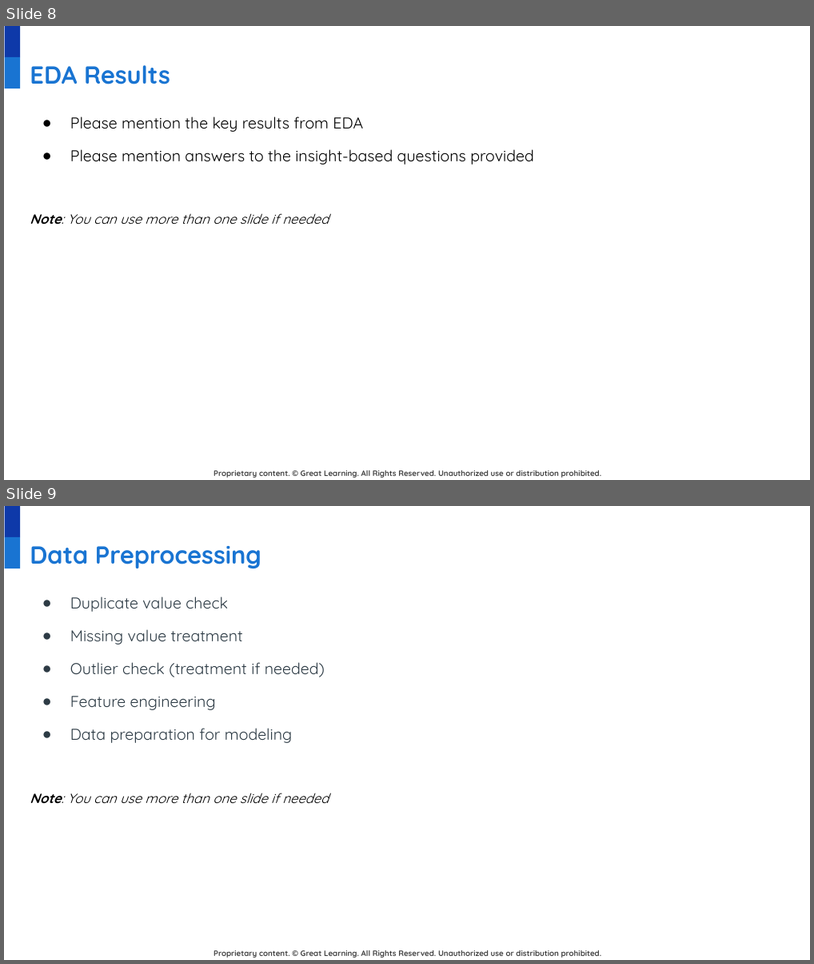
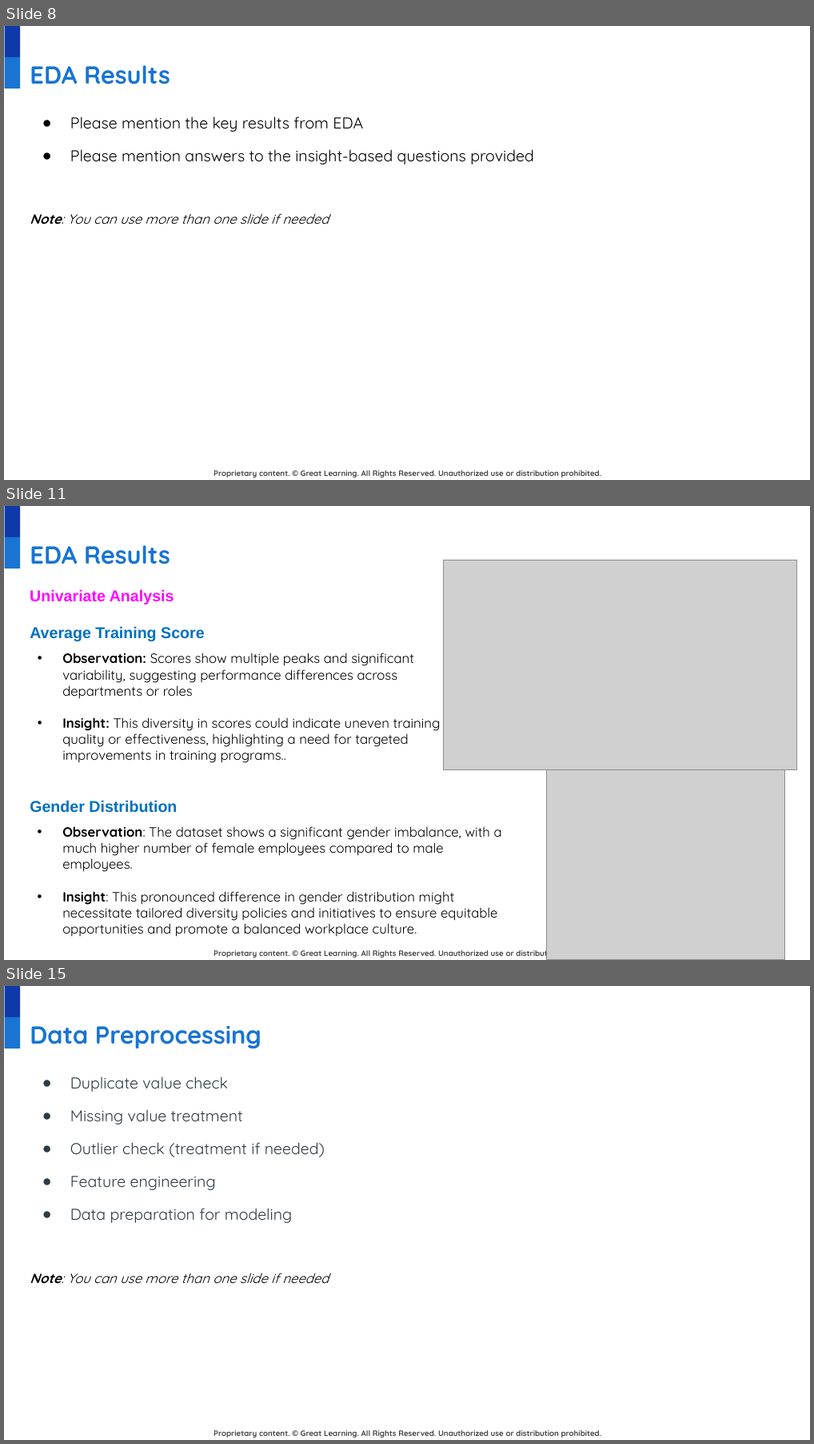
Before and after one commit to developer20sujeet/Python_For_AIML_DataScience, a slide deck: GreatLearningProject/Advanced ML/LowCode_Additional__Project_AML.pptx. Shown one above the other, each under a label of ours: slides 8 and 9 before the commit, slides 8, 11 and 15 after it; the slides between them are not shown. The pictures are 814x964 and 814x1444 pixels, drawn with LibreOffice and Linux fonts; fonts in the diff are those of the drawing; grey boxes stand for pictures; background and template pictures are left out. Boxes give left, top, right and bottom in pixels: in the first picture for what was removed or moved away, otherwise in the second. Text is boxed around its words. In the diff, an @@ line names an element or a change of style, - is before the commit and + after.

```diff
--- a/GreatLearningProject/Advanced ML/LowCode_Additional__Project_AML.pptx
+++ b/GreatLearningProject/Advanced ML/LowCode_Additional__Project_AML.pptx
@@ slide 11 added at <box>4,506,810,960</box>, background #FFFFFF; not listed: 3 template elements that a slide beside it also shows @@
@@ title added at <box>30,545,170,564</box>, 22 pt, text #1974D2, bold @@
+EDA Results
@@ picture added at <box>444,560,798,770</box> @@
@@ text added at <box>30,589,174,604</box>, 14 pt, text #FF00FF, bold @@
+Univariate Analysis
@@ text added at <box>30,626,205,641</box>, 14 pt, text #0070C0, bold @@
+Average Training Score
@@ text added at <box>62,652,441,763</box>, 12 pt, text #000000 @@
+• Observation: Scores show multiple peaks and significant variability, suggesting performance differences across departments or roles
+• Insight: This diversity in scores could indicate uneven training quality or effectiveness, highlighting a need for targeted improvements in training programs..
@@ picture added at <box>547,770,786,959</box> @@
@@ text added at <box>30,800,177,812</box>, 14 pt, text #0070C0, bold @@
+Gender Distribution
@@ text added at <box>62,826,502,936</box>, 12 pt, text #000000 @@
+• Observation: The dataset shows a significant gender imbalance, with a much higher number of female employees compared to male employees.
+• Insight: This pronounced difference in gender distribution might necessitate tailored diversity policies and initiatives to ensure equitable opportunities and promote a balanced workplace culture.
@@ what was slide 9 is now slide 15 @@
```
Also in this commit, not shown: 5 other slides added.
